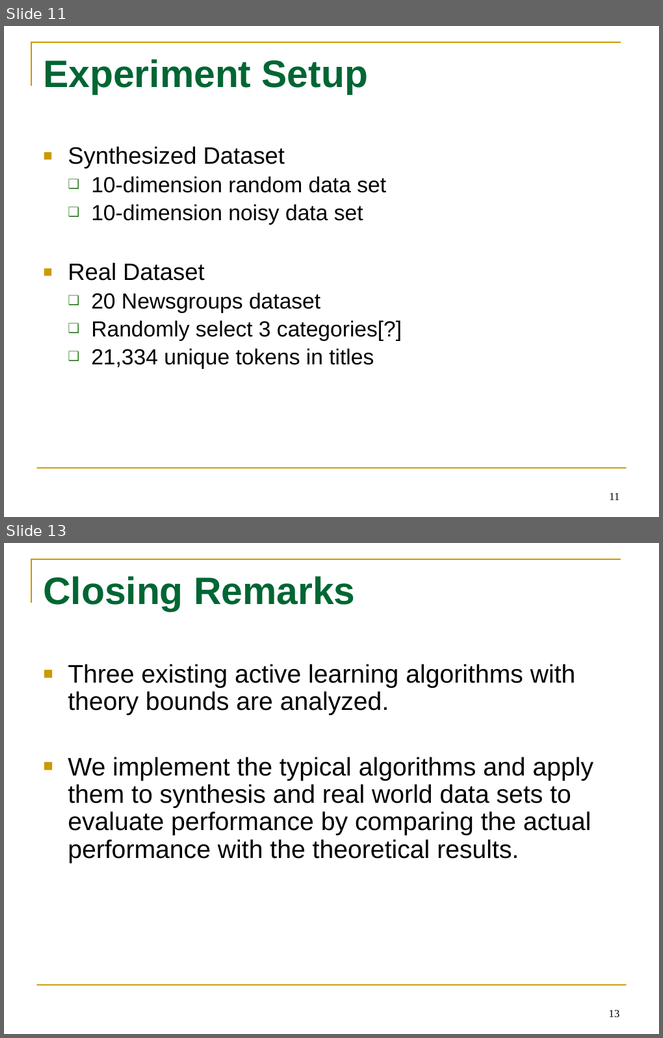
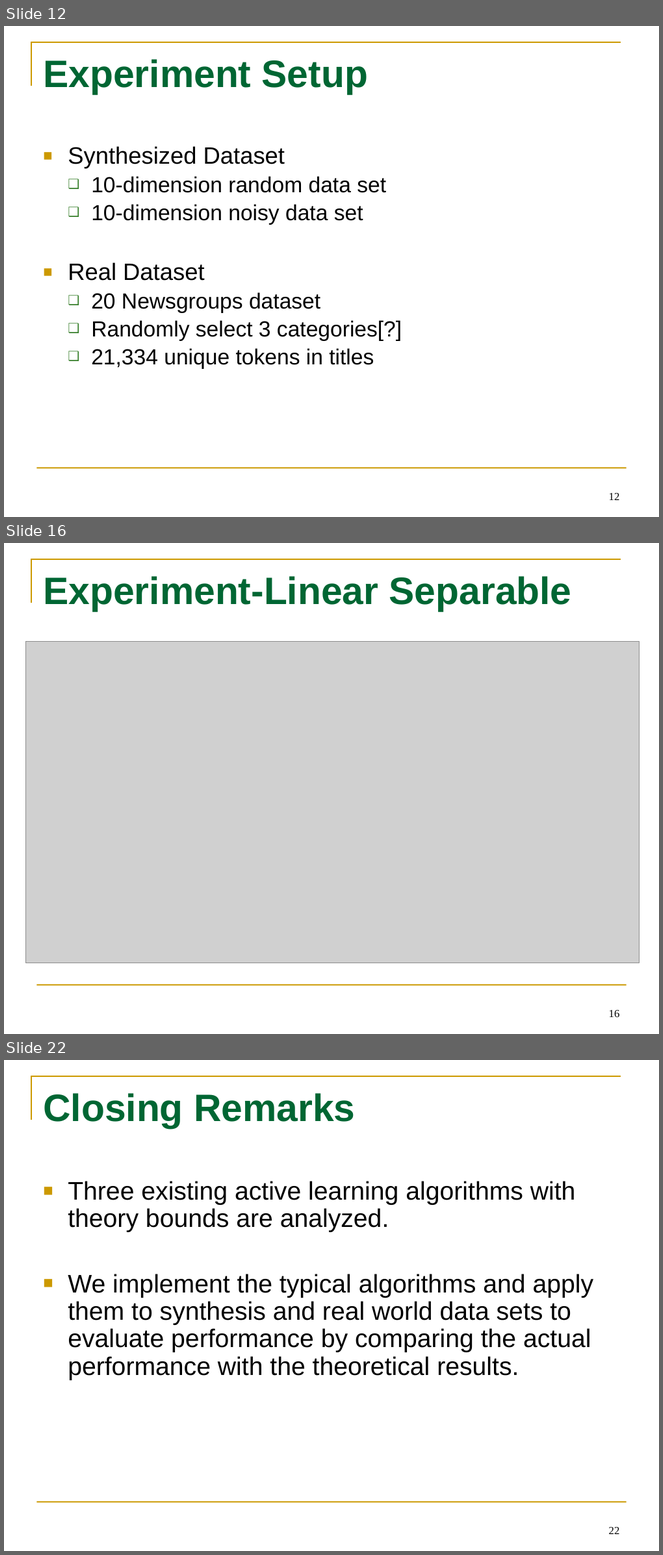
Before and after one commit to tttyy/Active-Learning, a slide deck: presentation/Activelearning.pptx. Shown one above the other, each under a label of ours: slides 11 and 13 before the commit, slides 12, 16 and 22 after it; the slides between them are not shown. The pictures are 663x1038 and 663x1555 pixels, drawn with LibreOffice and Linux fonts; fonts in the diff are those of the drawing; grey boxes stand for pictures. Boxes give left, top, right and bottom in pixels: in the first picture for what was removed or moved away, otherwise in the second. Text is boxed around its words. In the diff, an @@ line names an element or a change of style, - is before the commit and + after.

```diff
--- a/presentation/Activelearning.pptx
+++ b/presentation/Activelearning.pptx
@@ slide 16 added at bbox=[4, 543, 659, 1034], background #FFFFFF; not listed: 2 template elements that a slide beside it also shows @@
@@ title added at bbox=[43, 576, 572, 611], 42 pt, text #006633, bold @@
+Experiment-Linear Separable
@@ picture added at bbox=[25, 641, 640, 964] @@
@@ page number added at bbox=[609, 1010, 620, 1017], 12 pt, text #000000 @@
+16
@@ what was slide 11 is now slide 12 @@
@@ page number at bbox=[609, 493, 620, 500]: text changed @@
-11
+12
@@ what was slide 13 is now slide 22 @@
@@ page number at bbox=[609, 1527, 620, 1534]: text changed @@
-13
+22
```
Also in this commit, not shown: 5 slides changed, 10 other slides added, 2 slides removed.
